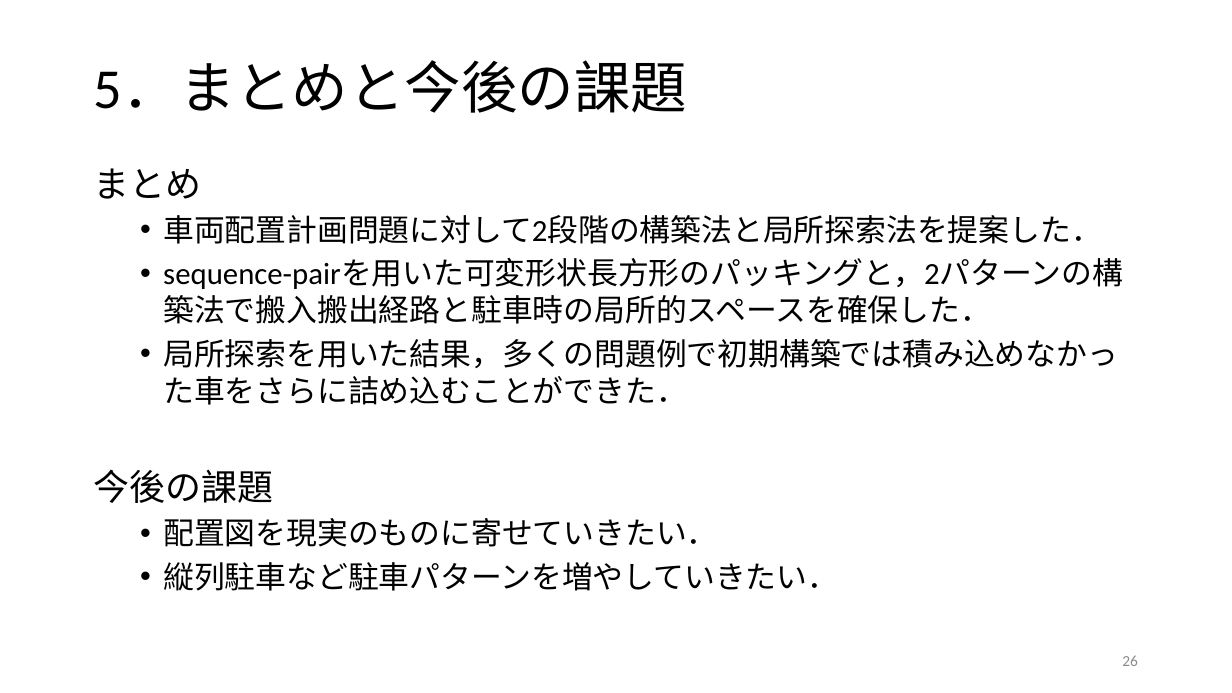
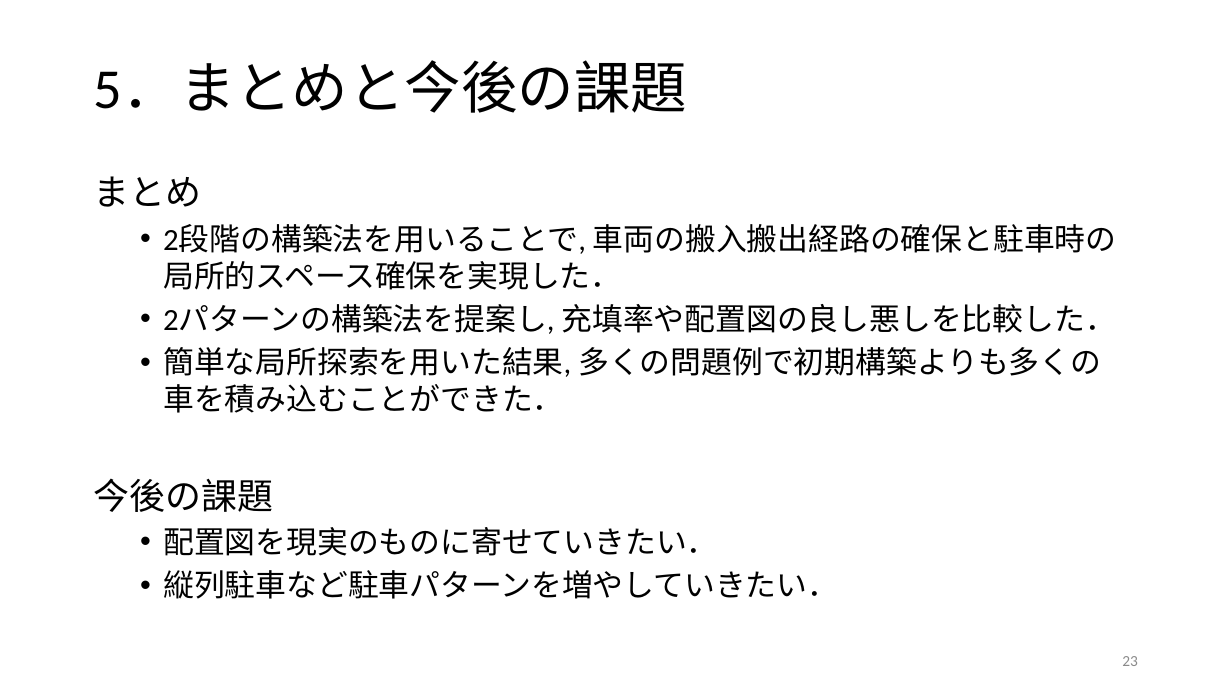
Before and after one commit to r-kurosu/kline, a slide deck: slide 23 of 卒論発表用スライド.pptx (slide 26 before the commit). Drawn at 1232x693 pixels with LibreOffice and Linux fonts; fonts in the diff are those of the drawing. Boxes give left, top, right and bottom in pixels: in the first picture for what was removed or moved away, otherwise in the second. Text is boxed around its words. In the diff, an @@ line names an element or a change of style, - is before the commit and + after.

```diff
--- a/卒論発表用スライド.pptx
+++ b/卒論発表用スライド.pptx
@@ text "まとめ": place and size @@
-text "まとめ" at bbox=[94, 168, 1123, 591]
+text "まとめ" at bbox=[94, 176, 1117, 599]
@@ text at bbox=[94, 176, 202, 207]: line spacing 1.5 to 1 @@
@@ text at bbox=[163, 224, 1117, 413]: text changed @@
-  • 車両配置計画問題に対して2段階の構築法と局所探索法を提案した．
-  • sequence-pairを用いた可変形状長方形のパッキングと，2パターンの構築法で搬入搬出経路と駐車時の局所的スペースを確保した．
-  • 局所探索を用いた結果，多くの問題例で初期構築では積み込めなかった車をさらに詰め込むことができた．
+  • 2段階の構築法を用いることで, 車両の搬入搬出経路の確保と駐車時の局所的スペース確保を実現した．
+  • 2パターンの構築法を提案し, 充填率や配置図の良し悪しを比較した．
+  • 簡単な局所探索を用いた結果, 多くの問題例で初期構築よりも多くの車を積み込むことができた．
@@ page number at bbox=[1122, 656, 1138, 666]: text changed @@
-26
+23
```
Also in this commit, not shown: 7 other slides changed, 3 slides removed, 6 other files.
